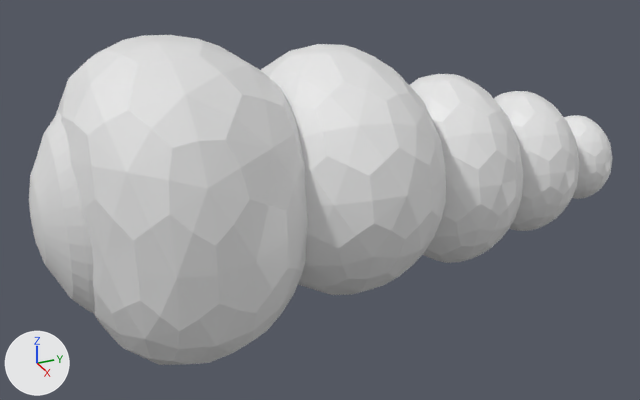
One commit to the Blender file Assets/Models/FINAL_worm.blend: the scene before it, then after it.
The view is the same before and after, from a camera (50 mm lens) standing at (5.47, -1.3, 2.6) and looking at (-0.03, 1.18, -0.15). The axes (+X, +Y, +Z) are drawn at lower left. The lights are the same throughout. The first picture is the older version.
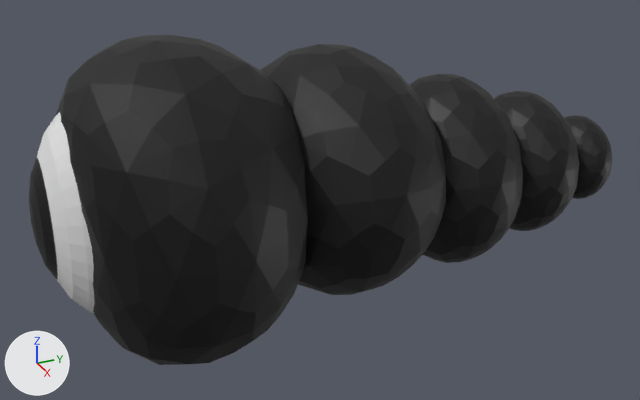
Pixel boxes (x1, y1, x2, y2) of what changed, in the pictures (640 x 400 px):
```json
{"object": "Icosphere.002", "change": "surface changed", "before": [29, 35, 613, 365], "after": [29, 35, 613, 365], "on screen": "white to black"}
```

The change, as JSON lines over the scene's bpy script:
```json
{"op": "add", "block": "img_worm_baked_png", "code": ["img_worm_baked_png = load_image('worm baked.png', '../Textures/worm baked.png', 2048, 2048, 'sRGB')"]}
{"op": "remove", "block": "mat_baked_worm", "code": "mat_baked_worm.base_color = (0.8, 0.8, 0.8)  # white #e7e7e7"}
{"op": "set", "path": "mat_baked_worm.roughness", "old": "0.4", "new": "0.5"}
{"op": "add", "block": "mat_baked_worm", "code": "mat_baked_worm.texture = img_worm_baked_png"}
```
